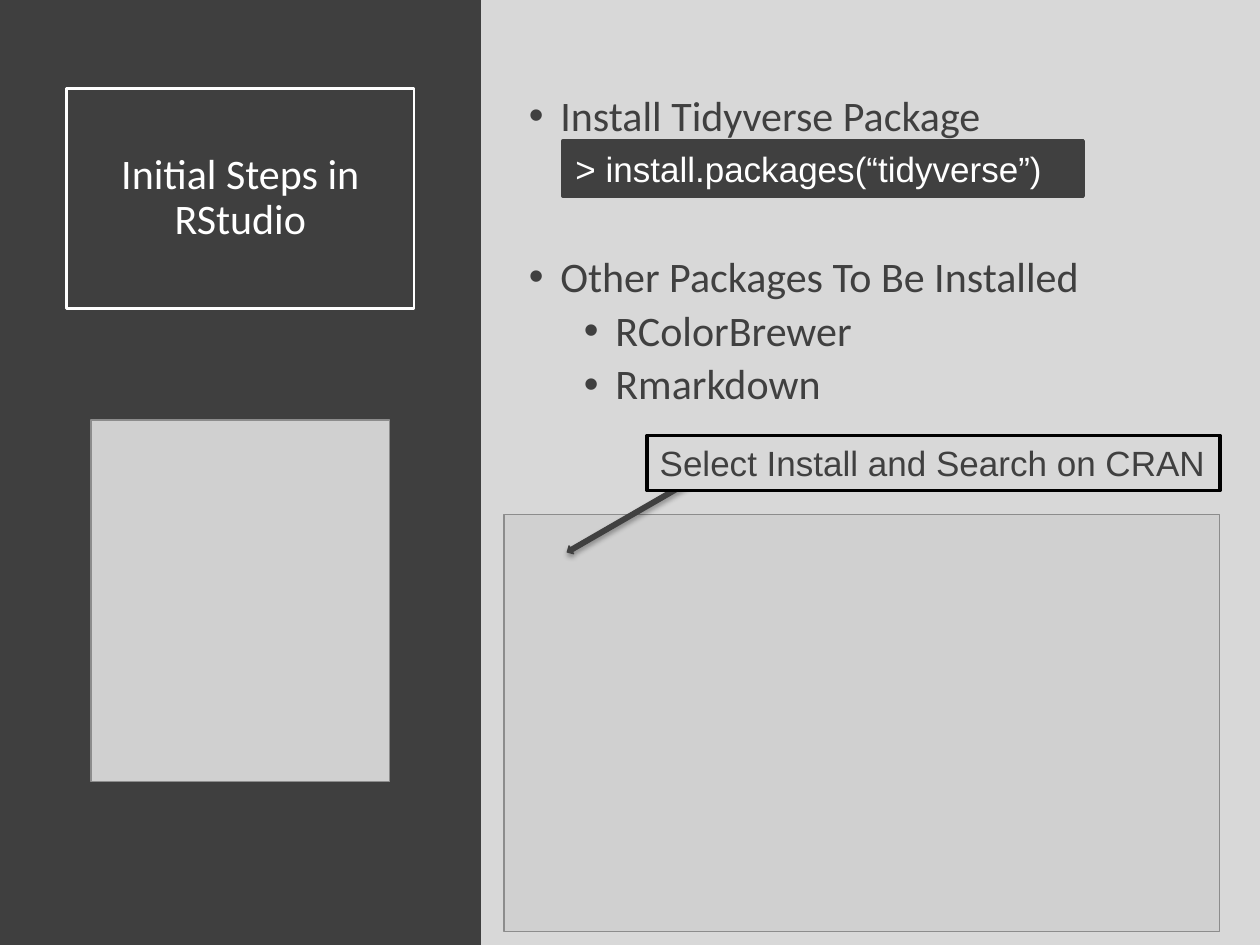
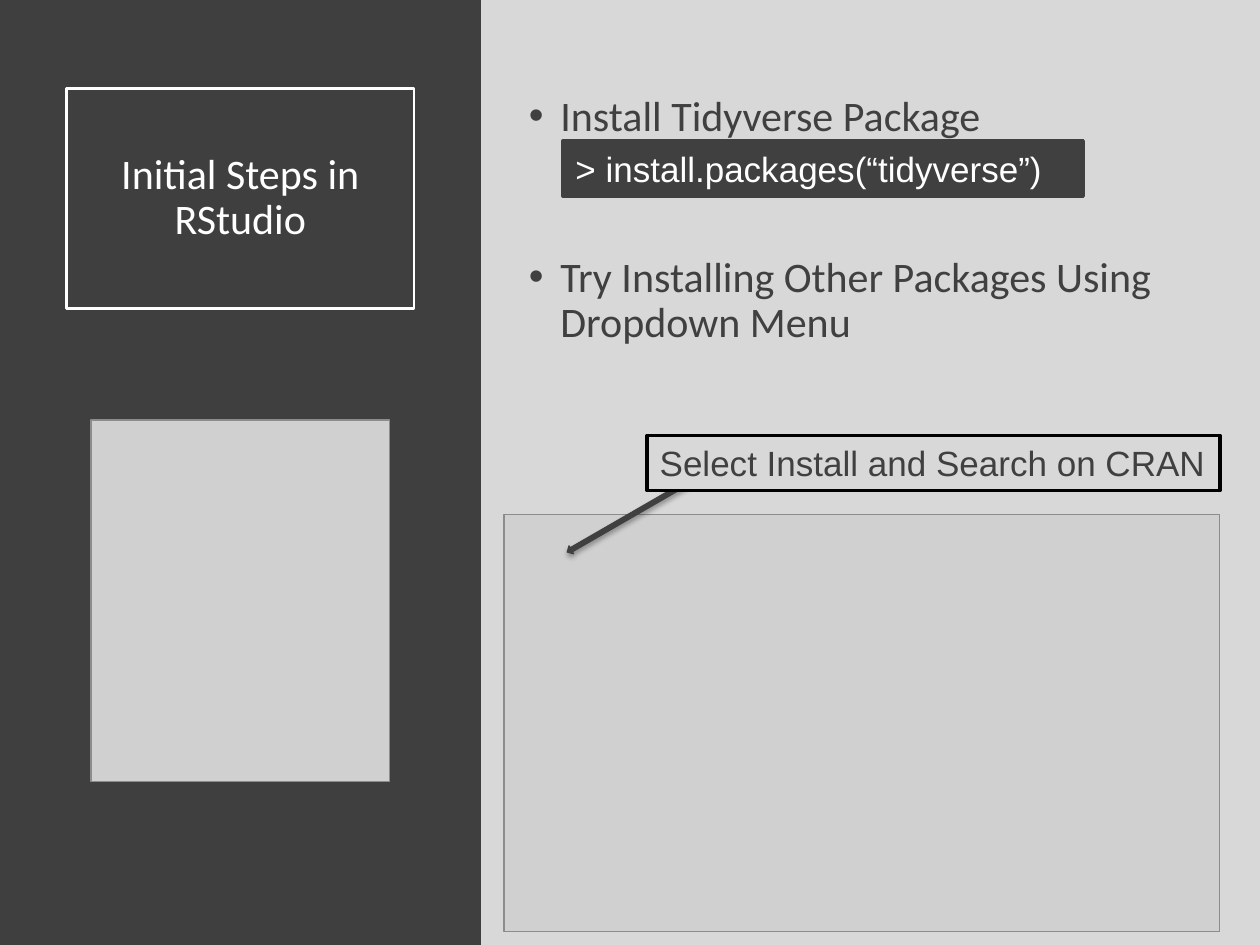
Before and after one commit to SuperMarioGiacomazzo/STOR320_WEBSITE, a slide deck: slide 3 of Lecture/Data Visualization/Data_Visualization_Lecture.pptx. Drawn at 1260x945 pixels with LibreOffice and Linux fonts; fonts in the diff are those of the drawing; grey boxes stand for pictures. Boxes give left, top, right and bottom in pixels: in the first picture for what was removed or moved away, otherwise in the second. Text is boxed around its words. In the diff, an @@ line names an element or a change of style, - is before the commit and + after.

```diff
--- a/Lecture/Data Visualization/Data_Visualization_Lecture.pptx
+++ b/Lecture/Data Visualization/Data_Visualization_Lecture.pptx
@@ text at box(560, 263, 1151, 344): text changed @@
-• Other Packages To Be Installed
-  • RColorBrewer
-  • Rmarkdown
+• Try Installing Other Packages Using Dropdown Menu
```
Also in this commit, not shown: 1 other slide changed, 5 other files.
